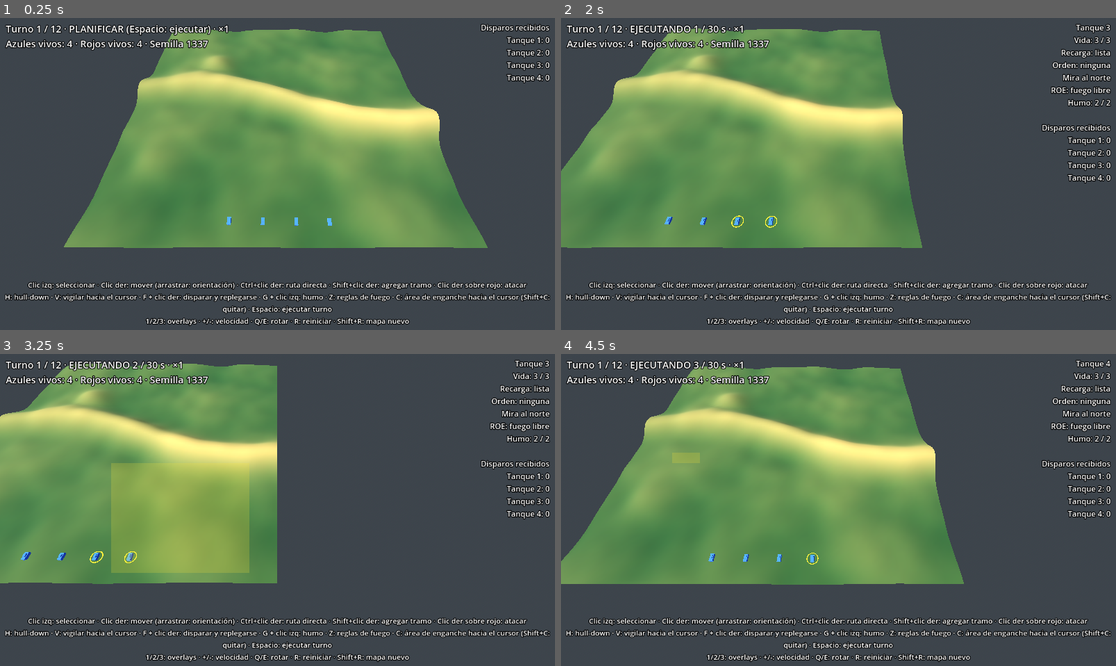
Above: before the commit, frames 1-4 (two rows, left to right).
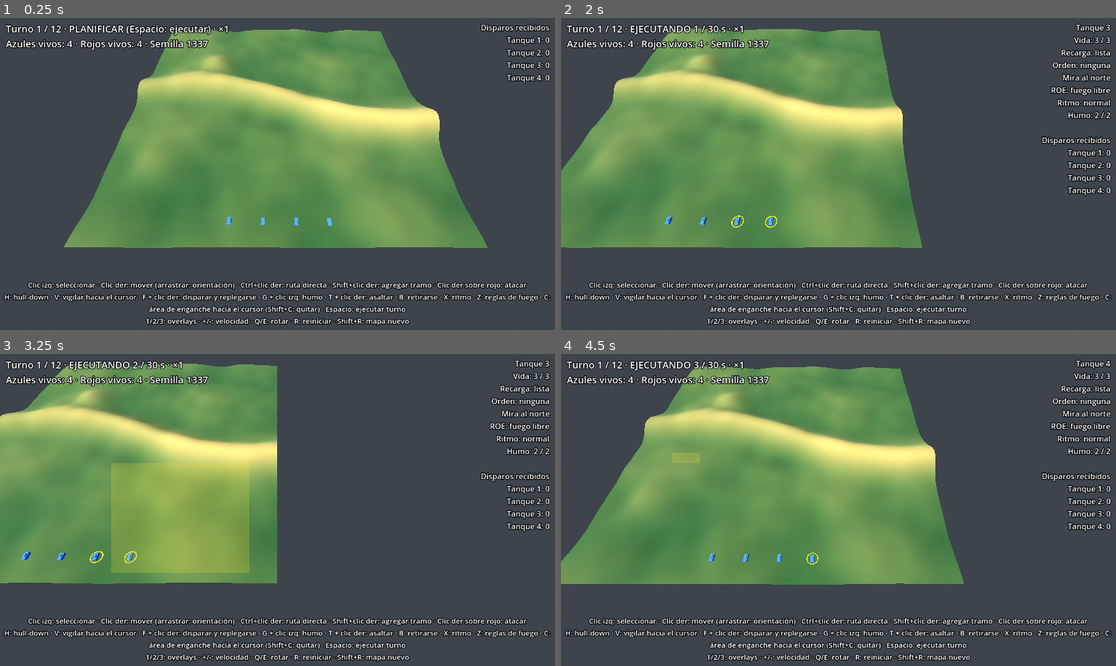
Above: after the commit, the same moments.

Repository: LeandroK99/Demogamev1
Game: Godot game, scene res://main.tscn
Same seed, same stepped clock (60 frames per second), same inputs: the game is played once before the commit and once after it.
Inputs (mouse positions are in pixels of both pictures, inside the frame that each line leads up to):
- Up to frame 1 (0.25 s): no input
- Up to frame 2 (2 s): tap Enter at 0.5 s; move the mouse to (960, 158) at 0.52 s; hold D 0.53-1.25 s; tap X at 0.6 s; click (960, 158) at 0.67 s; tap Space at 0.77 s; tap T at 0.8 s; drag from (727, 189) to (810, 236) at 1.27 s
- Up to frame 3 (3.25 s): move the mouse to (333, 441) at 2.02 s; hold D 2.03-2.75 s; tap B at 2.1 s; tap X at 2.3 s; drag from (249, 572) to (111, 463) at 2.77 s
- Up to frame 4 (4.5 s): move the mouse to (1005, 556) at 3.52 s; hold A 3.53-4.25 s; tap T at 3.6 s; tap Space at 3.77 s; tap B at 3.8 s; drag from (672, 463) to (755, 432) at 4.27 s

The runs differ from the first frame. In frame 1, 1.8% of the frame differs, in the area x 0-100%, y 88-95%; in frame 2, 2.6%, in the area x 0-100%, y 25-95%; in frame 3, 2.6%; in frame 4, 2.6%.

Commit message:
fase 15: ritmo de marcha (normal, rápido, cauto), asaltar y retirarse
Co-Authored-By: Claude Opus 5.5 <noreply@anthropic.com>
Claude-Session: https://claude.ai/code/session_01FRAVKPY78grxLMWDVvAnAv

Diff:
--- a/game/hud.gd
+++ b/game/hud.gd
@@ -4,7 +4,7 @@
 
 const PLAYER_SIDE: int = 0
 const HELP: String = "Clic izq: seleccionar · Clic der: mover (arrastrar: orientación) · Ctrl+clic der: ruta directa · Shift+clic der: agregar tramo · Clic der sobre rojo: atacar\n" \
-	+ "H: hull-down · V: vigilar hacia el cursor · F + clic der: disparar y replegarse · G + clic izq: humo · Z: reglas de fuego · C: área de enganche …(145 unchanged characters)…
+	+ "H: hull-down · V: vigilar hacia el cursor · F + clic der: disparar y replegarse · G + clic izq: humo · T + clic der: asaltar · B: retirarse · X: ritmo · Z: reglas de fuego · C: área de enganche …(145 unchanged characters)…
 const ORDER_NAMES: Dictionary = {
 	Unit.Order.NONE: "ninguna",
 	Unit.Order.MOVE: "mover",
@@ -13,6 +13,13 @@
 	Unit.Order.ATTACK: "atacar",
 	Unit.Order.OVERWATCH: "vigilancia",
 	Unit.Order.SCOOT: "disparar y replegarse",
+	Unit.Order.ASSAULT: "asaltar",
+	Unit.Order.WITHDRAW: "retirarse",
+}
+const PACE_NAMES: Dictionary = {
+	Unit.Pace.NORMAL: "normal",
+	Unit.Pace.FAST: "rápido",
+	Unit.Pace.CAUTIOUS: "cauto",
 }
 
 const ROE_NAMES: Dictionary = {
@@ -104,6 +111,9 @@
 	if input_controller.pending_mode == "scoot":
 		lines.append("Clic derecho: posición de tiro (Esc cancela)")
 		lines.append("")
+	elif input_controller.pending_mode == "assault":
+		lines.append("Clic derecho: objetivo del asalto (Esc cancela)")
+		lines.append("")
 	elif input_controller.pending_mode == "smoke":
 		lines.append("Clic izquierdo: dónde tirar el humo (Esc cancela)")
 		lines.append("")
@@ -122,6 +132,7 @@
 		if sel.max_engage_m < Config.MAX_RANGE:
 			roe_text += ", hasta %d m" % roundi(sel.max_engage_m)
 		lines.append("ROE: %s" % roe_text)
+		lines.append("Ritmo: %s" % PACE_NAMES.get(SimWorld.effective_pace(sel), "?"))
 		lines.append("Humo: %d / %d" % [sel.smoke_charges, Config.SMOKE_CHARGES])
 		lines.append("")
 	lines.append("Disparos recibidos")
--- a/game/input_controller.gd
+++ b/game/input_controller.gd
@@ -107,6 +107,18 @@
 	if key != null and key.pressed and not key.echo and key.physical_keycode == KEY_ESCAPE:
 		pending_mode = ""
 		return
+	if key != null and key.pressed and not key.echo and key.physical_keycode == KEY_X:
+		_cycle_pace()
+		return
+	if key != null and key.pressed and not key.echo and key.physical_keycode == KEY_T:
+		if world.phase == SimWorld.Phase.PLAN and not selected_ids.is_empty():
+			pending_mode = "assault"
+		return
+	if key != null and key.pressed and not key.echo and key.physical_keycode == KEY_B:
+		if world.phase == SimWorld.Phase.PLAN:
+			for id: int in selected_ids:
+				world.order_withdraw(id)
+		return
 	if key != null and key.pressed and not key.echo and key.physical_keycode == KEY_Z:
 		_cycle_roe()
 		return
@@ -209,6 +221,12 @@
 		for id: int in cells:
 			world.order_scoot(id, cells[id])
 		return
+	if pending_mode == "assault":
+		pending_mode = ""
+		var cells: Dictionary = _formation_cells(world.height_field.world_to_cell(hit as Vector3), Vector2.ZERO)
+		for id: int in cells:
+			world.order_assault(id, cells[id])
+		return
 	_rdragging = true
 	_rdrag_start = screen
 	_rdrag_target = hit
@@ -259,6 +277,16 @@
 	var next: int = (u.roe + 1) % Unit.Roe.size()
 	for id: int in selected_ids:
 		world.set_roe(id, next)
+
+
+## X: siguiente ritmo (normal -> rápido -> cauto) para las seleccionadas.
+func _cycle_pace() -> void:
+	var u: Unit = primary_unit()
+	if u == null or world.phase != SimWorld.Phase.PLAN:
+		return
+	var next: int = (u.pace + 1) % Unit.Pace.size()
+	for id: int in selected_ids:
+		world.set_pace(id, next)
 
 
 ## C: área de enganche hacia el cursor (arco centrado en el cursor y distancia máxima
--- a/sim/ai_commander.gd
+++ b/sim/ai_commander.gd
@@ -106,24 +106,7 @@
 
 ## Retroceder: la celda transitable de menor exposición (desempate: la más cercana).
 func _retreat(world: SimWorld, u: Unit) -> void:
-	var exposure: PackedFloat32Array = world.exposure_for(side)
-	var hf: HeightField = world.height_field
-	var origin: Vector2i = u.cell()
-	var best: Vector2i = origin
-	var best_e: float = exposure[origin.y * hf.size + origin.x]
-	var best_d: float = 0.0
-	var r: int = Config.AI_RETREAT_RADIUS
-	for dy: int in range(-r, r + 1):
-		for dx: int in range(-r, r + 1):
-			var c: Vector2i = origin + Vector2i(dx, dy)
-			if dx * dx + dy * dy > r * r or not world.pathfinder.is_walkable(c):
-				continue
-			var e: float = exposure[c.y * hf.size + c.x]
-			var d: float = Vector2(dx, dy).length()
-			if e < best_e or (is_equal_approx(e, best_e) and d < best_d):
-				best = c
-				best_e = e
-				best_d = d
+	var best: Vector2i = world.lowest_exposure_cell(side, u.cell(), Config.AI_RETREAT_RADIUS)
 	# Llega mirando a la amenaza: el frente blindado hacia el enemigo
 	world.order_move(u.id, best, SimWorld.facing_to_threats(best, world.threats_for(side)))
 	# Después de elegir la ruta con la exposición sin humo: la nube tapa la retirada
--- a/sim/config.gd
+++ b/sim/config.gd
@@ -87,6 +87,13 @@
 const FIRE_ARC_HALF_ANGLE_DEG: float = 45.0 # semiángulo del arco de tiro
 const AI_AMBUSH_RANGE: float = 250.0 # metros: la IA en vigilancia no tira más lejos que esto si no la atacaron
 
+# --- Ritmo, asalto y retirada ---
+const PACE_FAST_SPEED: float = 1.4 # multiplicador de velocidad a ritmo rápido
+const PACE_CAUTIOUS_SPEED: float = 0.5 # multiplicador de velocidad a ritmo cauto
+const PACE_FAST_FIRE_FACTOR: float = 0.6 # se suma al de tirador en movimiento a ritmo rápido
+const PACE_CAUTIOUS_FIRE_FACTOR: float = 0.75 # reemplaza al de tirador en movimiento a ritmo cauto
+const WITHDRAW_RADIUS: int = 10 # celdas: dónde buscar cubierta al retirarse sin destino
+
 # --- Orden hull-down e IA ---
 const HULLDOWN_MIN_SEPARATION: float = 3.0 # celdas mínimas entre destinos de una misma orden
 const NO_THREAT_ADVANCE: int = 20 # celdas hacia el centro si no hay amenazas conocidas
--- a/sim/sim_world.gd
+++ b/sim/sim_world.gd
@@ -139,7 +139,7 @@
 		return false
 	if not analysis.los(observer.cell(), Config.EYE_H, target.cell(), Config.CENTER_H):
 		return false
-	if target.moving or recently_fired(target):
+	if recently_fired(target) or (target.moving and effective_pace(target) != Unit.Pace.CAUTIOUS):
 		return true
 	if d <= Config.SPOT_RANGE_HULLDOWN:
 		return true
@@ -218,6 +218,93 @@
 	if not u.moving and u.final_heading != Vector2.ZERO:
 		u.heading = u.final_heading # ya está en destino: solo gira
 	return true
+
+
+## Ritmo de una unidad (solo en PLAN). Dura hasta que se cambie.
+func set_pace(unit_id: int, pace: int) -> bool:
+	var u: Unit = get_unit(unit_id)
+	if u == null or not u.alive or phase != Phase.PLAN:
+		return false
+	u.pace = pace
+	return true
+
+
+## El asalto siempre va a ritmo rápido.
+static func effective_pace(u: Unit) -> int:
+	return Unit.Pace.FAST if u.order == Unit.Order.ASSAULT else u.pace
+
+
+static func pace_speed_factor(pace: int) -> float:
+	match pace:
+		Unit.Pace.FAST:
+			return Config.PACE_FAST_SPEED
+		Unit.Pace.CAUTIOUS:
+			return Config.PACE_CAUTIOUS_SPEED
+	return 1.0
+
+
+## Orden ASSAULT: ruta directa a ritmo rápido hasta target_cell, disparando en marcha.
+## A diferencia de ATTACK, no frena al tener línea de tiro.
+func order_assault(unit_id: int, target_cell: Vector2i, facing: Vector2 = Vector2.ZERO) -> bool:
+	if not order_move(unit_id, target_cell, facing, false):
+		return false
+	units[unit_id].order = Unit.Order.ASSAULT
+	return true
+
+
+## Orden WITHDRAW: en reversa por la ruta cubierta, con el frente hacia las amenazas.
+## Sin destino (celda fuera del mapa): la celda menos expuesta a <= WITHDRAW_RADIUS o,
+## si no hay amenazas, WITHDRAW_RADIUS celdas hacia atrás.
+func order_withdraw(unit_id: int, target_cell: Vector2i = Vector2i(-1, -1)) -> bool:
+	var u: Unit = get_unit(unit_id)
+	if u == null or not u.alive or phase != Phase.PLAN:
+		return false
+	var threats: Array[Vector2i] = threats_for(u.side)
+	if not height_field.in_bounds(target_cell):
+		target_cell = lowest_exposure_cell(u.side, u.cell(), Config.WITHDRAW_RADIUS)
+		if target_cell == u.cell():
+			target_cell = _back_target(u)
+	if target_cell == u.cell():
+		return false
+	var facing: Vector2 = facing_to_threats(target_cell, threats)
+	if facing == Vector2.ZERO:
+		facing = u.heading
+	if not order_move(unit_id, target_cell, facing):
+		return false
+	u.order = Unit.Order.WITHDRAW
+	u.reversing = u.moving
+	return true
+
+
+## Celda transitable de menor exposición del bando dentro de radius (desempate: la más cercana).
+func lowest_exposure_cell(side: int, origin: Vector2i, radius: int) -> Vector2i:
+	var exposure: PackedFloat32Array = exposure_for(side)
+	var n: int = height_field.size
+	var best: Vector2i = origin
+	var best_e: float = exposure[origin.y * n + origin.x]
+	var best_d: float = 0.0
+	for dy: int in range(-radius, radius + 1):
+		for dx: int in range(-radius, radius + 1):
+			var c: Vector2i = origin + Vector2i(dx, dy)
+			if dx * dx + dy * dy > radius * radius or not pathfinder.is_walkable(c):
+				continue
+			var e: float = exposure[c.y * n + c.x]
+			var d: float = Vector2(dx, dy).length()
+			if e < best_e or (is_equal_approx(e, best_e) and d < best_d):
+				best = c
+				best_e = e
+				best_d = d
+	return best
+
+
+## Celda transitable hasta WITHDRAW_RADIUS celdas detrás de u (contra su heading).
+func _back_target(u: Unit) -> Vector2i:
+	var dir: Vector2 = -u.heading.normalized()
+	for back: int in Config.WITHDRAW_RADIUS:
+		var c: Vector2i = Vector2i((u.pos + dir * float(Config.WITHDRAW_RADIUS - back)).round())
+		if height_field.in_bounds(c) and pathfinder.is_walkable(c):
+			return c
+	return u.cell()
 
 
 ## Orden OVERWATCH: quieto, con el casco hacia dir, y solo dispara dentro del sector
@@ -572,7 +659,15 @@
 	var f_hull: float = 1.0
 	if not analysis.los(shooter.cell(), Config.EYE_H, target.cell(), Config.HULL_H):
 		f_hull = hulldown_hit_factor
-	var f_move: float = moving_shooter_factor if shooter.moving else 1.0
+	var f_move: float = 1.0
+	if shooter.moving:
+		match effective_pace(shooter):
+			Unit.Pace.FAST:
+				f_move = moving_shooter_factor * Config.PACE_FAST_FIRE_FACTOR
+			Unit.Pace.CAUTIOUS:
+				f_move = Config.PACE_CAUTIOUS_FIRE_FACTOR
+			_:
+				f_move = moving_shooter_factor
 	if shooter.order == Unit.Order.OVERWATCH and shooter.overwatch_ready and target.moving:
 		f_move *= Config.OVERWATCH_FIRST_SHOT_FACTOR # emboscada
 	var f_armor: float = aspect_factor(aspect_of(target, shooter.pos)) if armor_enabled else 1.0
@@ -617,7 +712,7 @@
 
 
 func _advance(u: Unit, dt: float) -> void:
-	var budget_m: float = speed_at(u.cell()) * dt
+	var budget_m: float = speed_at(u.cell()) * pace_speed_factor(effective_pace(u)) * dt
 	if u.reversing:
 		budget_m *= Config.REVERSE_SPEED_FACTOR
 	while budget_m > 0.0 and not u.path.is_empty():
@@ -640,6 +735,6 @@
 	if not u.moving:
 		if u.final_heading != Vector2.ZERO:
 			u.heading = u.final_heading
-		if u.order == Unit.Order.MOVE or (u.order == Unit.Order.SCOOT and u.scoot_fired):
+		if u.order in [Unit.Order.MOVE, Unit.Order.ASSAULT, Unit.Order.WITHDRAW] or (u.order == Unit.Order.SCOOT and u.scoot_fired):
 			u.order = Unit.Order.NONE
 		u.reversing = false
--- a/sim/unit.gd
+++ b/sim/unit.gd
@@ -2,9 +2,11 @@
 extends RefCounted
 ## Un tanque de la simulación.
 
-enum Order { NONE, MOVE, HULLDOWN, HOLD, ATTACK, OVERWATCH, SCOOT }
+enum Order { NONE, MOVE, HULLDOWN, HOLD, ATTACK, OVERWATCH, SCOOT, ASSAULT, WITHDRAW }
 ## Reglas de fuego: libre, solo si te dispararon hace poco, o retener.
 enum Roe { FREE, RETURN_FIRE, HOLD }
+## Ritmo de marcha: normal, rápido (más veloz, tira peor) o cauto (lento, se detecta como si estuviera quieto).
+enum Pace { NORMAL, FAST, CAUTIOUS }
 
 var id: int = 0
 var side: int = 0 # 0 azul, 1 rojo
@@ -32,6 +34,7 @@
 var fire_arc_dir: Vector2 = Vector2.ZERO # centro del arco de tiro (cero = sin arco)
 var max_engage_m: float = Config.MAX_RANGE # distancia máxima de enganche
 var last_fired_upon_tick: int = -1000000 # tick global del último disparo recibido
+var pace: int = Pace.NORMAL # ritmo; dura hasta que se cambie (ASSAULT siempre va rápido)
 
 
 func _init(p_id: int, p_side: int, p_pos: Vector2) -> void:
--- /dev/null
+++ b/tests/test_pace.gd
@@ -0,0 +1,124 @@
+extends TestBase
+## Tests del ritmo de marcha, el asalto y la retirada.
+
+const N: int = 96
+
+
+## Mundo llano sin IA con solo los tanques indicados vivos.
+func _world(alive_ids: Array[int]) -> SimWorld:
+	var world: SimWorld = SimWorld.new(7, HeightField.new(N), false)
+	for u: Unit in world.units:
+		u.alive = alive_ids.has(u.id)
+	return world
+
+
+## Celdas recorridas por el azul 0 hacia el norte en ticks ticks, al ritmo dado.
+func _distance_at_pace(pace: int, ticks: int) -> float:
+	var ids: Array[int] = [0, 4]
+	var world: SimWorld = _world(ids)
+	var u: Unit = world.units[0]
+	u.pos = Vector2(48, 80)
+	world.units[4].pos = Vector2(5, 5)
+	world.set_pace(0, pace)
+	world.order_move(0, Vector2i(48, 20))
+	world.begin_execute()
+	for i: int in ticks:
+		world.step()
+	return 80.0 - u.pos.y
+
+
+func test_fast_is_faster_and_cautious_slower() -> void:
+	var normal: float = _distance_at_pace(Unit.Pace.NORMAL, 50)
+	var fast: float = _distance_at_pace(Unit.Pace.FAST, 50)
+	var cautious: float = _distance_at_pace(Unit.Pace.CAUTIOUS, 50)
+	assert_true(fast > normal * 1.3, "rápido: %.1f vs %.1f celdas" % [fast, normal])
+	assert_true(cautious < normal * 0.6, "cauto: %.1f vs %.1f celdas" % [cautious, normal])
+
+
+func test_cautious_not_spotted_far() -> void:
+	# A 280 m: en movimiento normal se lo detecta; cauto, como si estuviera quieto (220 m)
+	for pace: int in [Unit.Pace.NORMAL, Unit.Pace.CAUTIOUS]:
+		var ids: Array[int] = [0, 4]
+		var world: SimWorld = _world(ids)
+		world.units[0].pos = Vector2(48, 90)
+		world.units[4].pos = Vector2(48, 20) # 70 celdas = 280 m
+		world.units[4].reload_left = 1000.0
+		world.units[0].reload_left = 1000.0
+		world.set_pace(0, pace)
+		world.order_move(0, Vector2i(10, 90)) # de costado, sin acercarse
+		world.begin_execute()
+		for i: int in 10:
+			world.step()
+		var seen: bool = world.visible_enemies[1].has(0)
+		if pace == Unit.Pace.NORMAL:
+			assert_true(seen, "normal en movimiento: detectado a 280 m")
+		else:
+			assert_true(not seen, "cauto: no detectado a 280 m")
+
+
+func test_fast_shooter_fires_worse() -> void:
+	var ids: Array[int] = [0, 4]
+	var world: SimWorld = _world(ids)
+	var u: Unit = world.units[0]
+	u.pos = Vector2(48, 60)
+	world.units[4].pos = Vector2(48, 40)
+	u.moving = true
+	var normal: float = world.hit_probability(u, world.units[4])
+	u.pace = Unit.Pace.FAST
+	var fast: float = world.hit_probability(u, world.units[4])
+	u.pace = Unit.Pace.CAUTIOUS
+	var cautious: float = world.hit_probability(u, world.units[4])
+	assert_lt(fast, normal, "rápido tira peor")
+	assert_lt(normal, cautious, "cauto tira mejor que normal en marcha")
+
+
+func test_assault_does_not_stop_on_line_of_fire() -> void:
+	var ids: Array[int] = [0, 4]
+	var world: SimWorld = _world(ids)
+	world.p_hit_base = 0.0
+	var u: Unit = world.units[0]
+	u.pos = Vector2(48, 80)
+	world.units[4].pos = Vector2(48, 40)
+	world.units[4].reload_left = 1000.0
+	world.update_detection()
+	assert_true(world.order_assault(0, Vector2i(48, 50)), "asalto aceptado")
+	assert_eq(SimWorld.effective_pace(u), Unit.Pace.FAST, "el asalto va rápido")
+	world.begin_execute()
+	for i: int in 200:
+		world.step()
+	assert_eq(u.cell(), Vector2i(48, 50), "llegó al objetivo del asalto")
+	var shots: int = 0
+	for e: Dictionary in world.shot_events:
+		if int(e["shooter"]) == 0:
+			shots += 1
+	assert_true(shots > 0, "disparó en marcha")
+	assert_eq(u.order, Unit.Order.NONE, "la orden terminó al llegar")
+
+
+func test_withdraw_reverses_to_cover_facing_threat() -> void:
+	var hf: HeightField = HeightField.new(N)
+	# Pared de 10 m en y = 70, de x = 36 a 60: detrás (y > 70) no lo ven desde el norte
+	for x: int in range(36, 61):
+		hf.set_height(Vector2i(x, 70), 10.0)
+	var world: SimWorld = SimWorld.new(7, hf, false)
+	for u: Unit in world.units:
+		u.alive = u.id == 0 or u.id == 4
+	var u: Unit = world.units[0]
+	u.pos = Vector2(48, 66)
+	u.heading = Vector2(0.0, -1.0) # mirando al norte, hacia el rojo
+	world.units[4].pos = Vector2(48, 30)
+	world.units[4].reload_left = 1000.0
+	world.update_detection()
+	world.invalidate_exposure()
+	assert_true(world.order_withdraw(0), "retirada aceptada")
+	var dest: Vector2i = world.destination(u)
+	assert_true(dest.y > 70, "va detrás de la pared (%s)" % dest)
+	world.begin_execute()
+	var max_turn: float = 0.0
+	for i: int in 900:
+		world.step()
+		if u.moving:
+			max_turn = maxf(max_turn, u.heading.angle_to(Vector2(0.0, -1.0)))
+	assert_true(not u.moving, "llegó")
+	assert_true(absf(max_turn) < 0.01, "en reversa no giró el casco")
+	assert_true(u.heading.dot(Vector2(0.0, -1.0)) > 0.9, "termina mirando al rojo")
